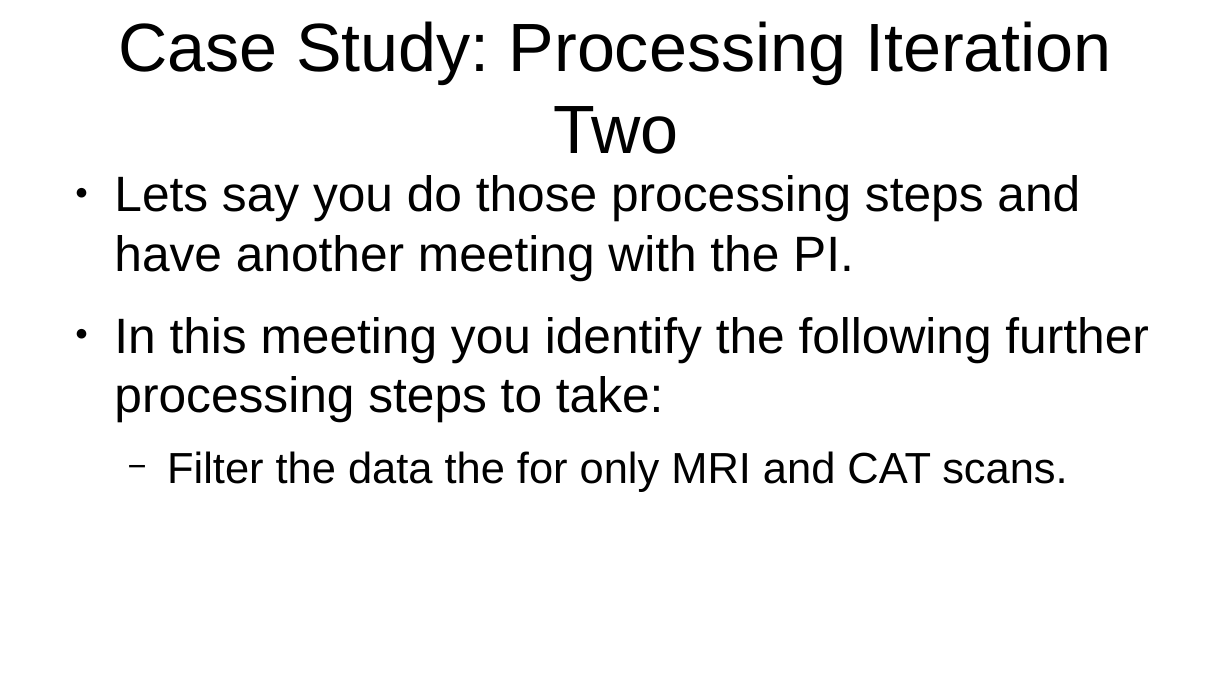
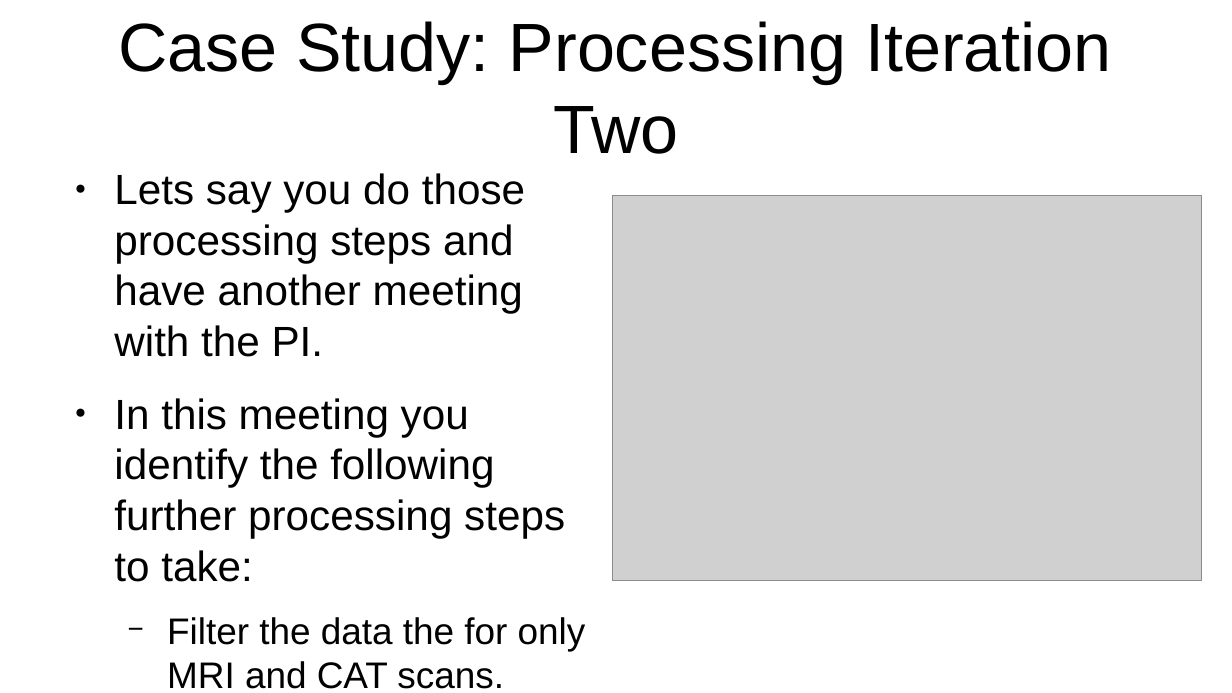
Before and after one commit to buzgalbraith/data-processing-workshop, a slide deck: slide 14 of slides/data_processing_slides.odp (slide 13 before the commit). Drawn at 1232x693 pixels with LibreOffice and Linux fonts; fonts in the diff are those of the drawing; grey boxes stand for pictures. Boxes give left, top, right and bottom in pixels: in the first picture for what was removed or moved away, otherwise in the second. Text is boxed around its words. In the diff, an @@ line names an element or a change of style, - is before the commit and + after.

```diff
--- a/slides/data_processing_slides.odp
+++ b/slides/data_processing_slides.odp
@@ text "Lets say you do those ..." at <box>114,173,586,689</box>: size 32 to 27.2 pt in "Lets say you do those processing steps ...", "In this meeting you identify the following ..."; size 28 to 23.8 pt in "Filter the data the for only MRI ..." @@
@@ picture added at <box>613,196,1202,581</box> @@
```
Also in this commit, not shown: 9 other slides changed, 1 slide added, 2 other files.
